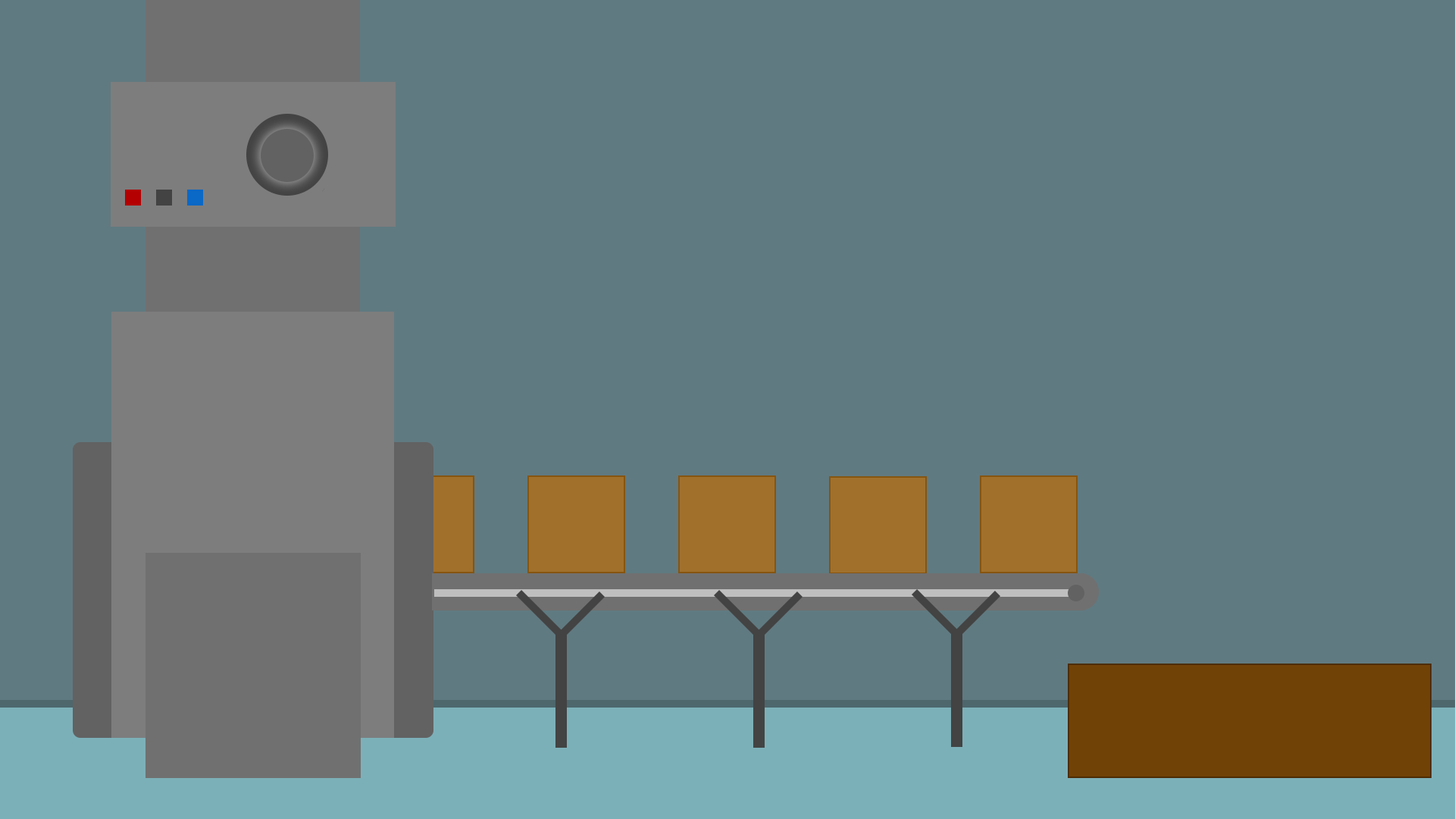
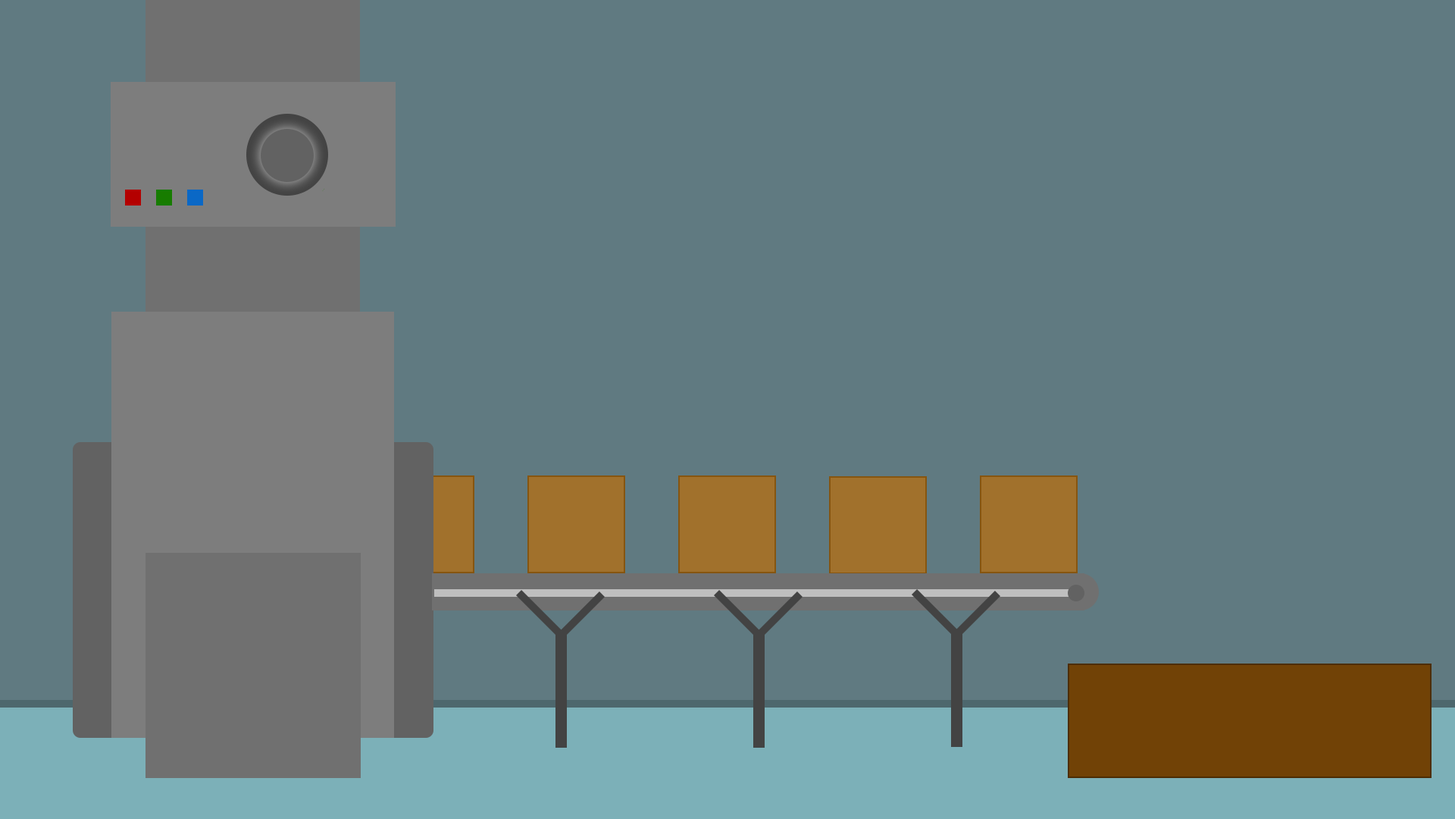
Two versions of the same layered image (1455 × 819). Layer-by-layer changes:
renamed "Rechthoek 6" to "Groen", moved it into group "Lampjes" over bbox(156, 188, 325, 206)
removed layer "Laag 0" from group "Achtergrond" over bbox(156, 188, 325, 206)
